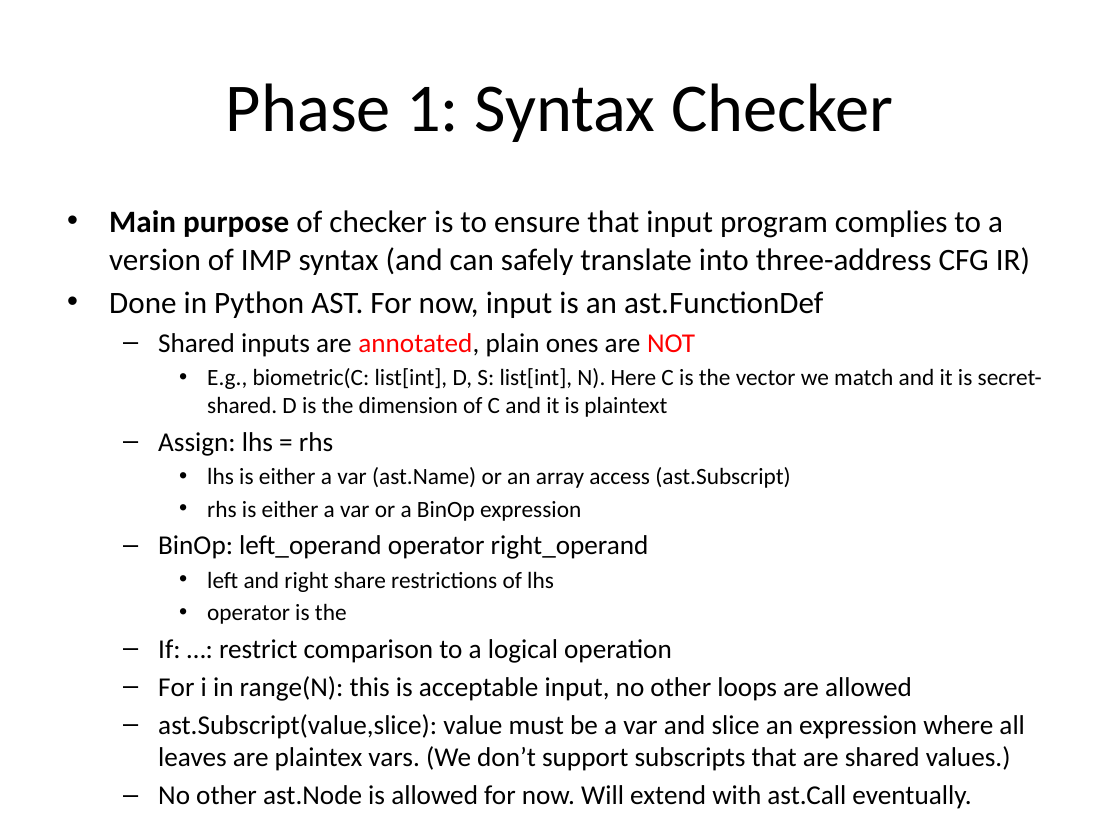
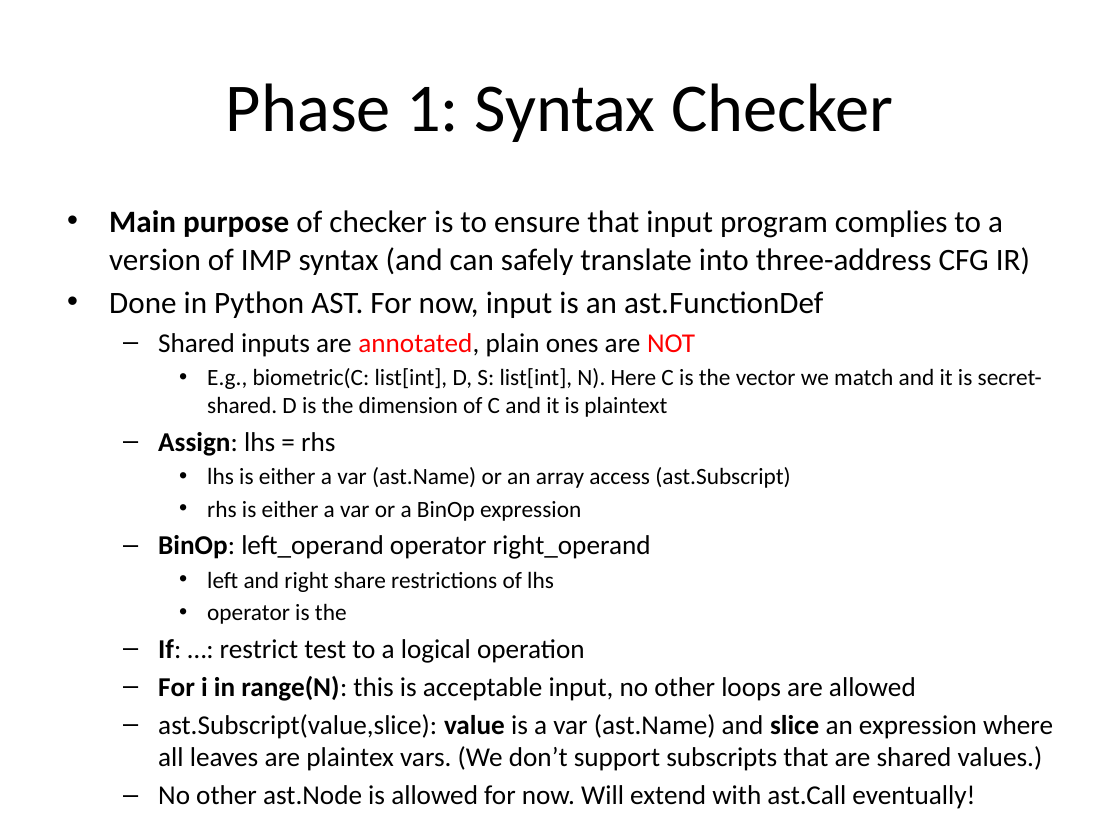
Before and after one commit to milana2/ParallelizationForMPC, a slide deck: slide 13 of MPC_Compiler_Misc_Notes.pptx (slide 9 before the commit). Drawn at 1120x840 pixels with LibreOffice and Linux fonts; fonts in the diff are those of the drawing. Boxes give left, top, right and bottom in pixels: in the first picture for what was removed or moved away, otherwise in the second. Text is boxed around its words. In the diff, an @@ line names an element or a change of style, - is before the commit and + after.

```diff
--- a/MPC_Compiler_Misc_Notes.pptx
+++ b/MPC_Compiler_Misc_Notes.pptx
@@ text at bbox=[158, 432, 916, 701]: bold on in "Assign:", "BinOp:", "For i in range(N):" @@
@@ text at bbox=[158, 639, 585, 663]: text changed @@
-  – If: …: restrict comparison to a logical operation
+  – If: …: restrict test to a logical operation
@@ text at bbox=[158, 714, 1053, 809]: text changed @@
-  – ast.Subscript(value,slice): value must be a var and slice an expression where all leaves are plaintex vars. (We don’t support subscripts that are shared values.)
-  – No other ast.Node is allowed for now. Will extend with ast.Call eventually.
+  – ast.Subscript(value,slice): value is a var (ast.Name) and slice an expression where all leaves are plaintex vars. (We don’t support subscripts that are shared values.)
+  – No other ast.Node is allowed for now. Will extend with ast.Call eventually!
```
Also in this commit, not shown: 5 other slides changed, 7 slides added.
